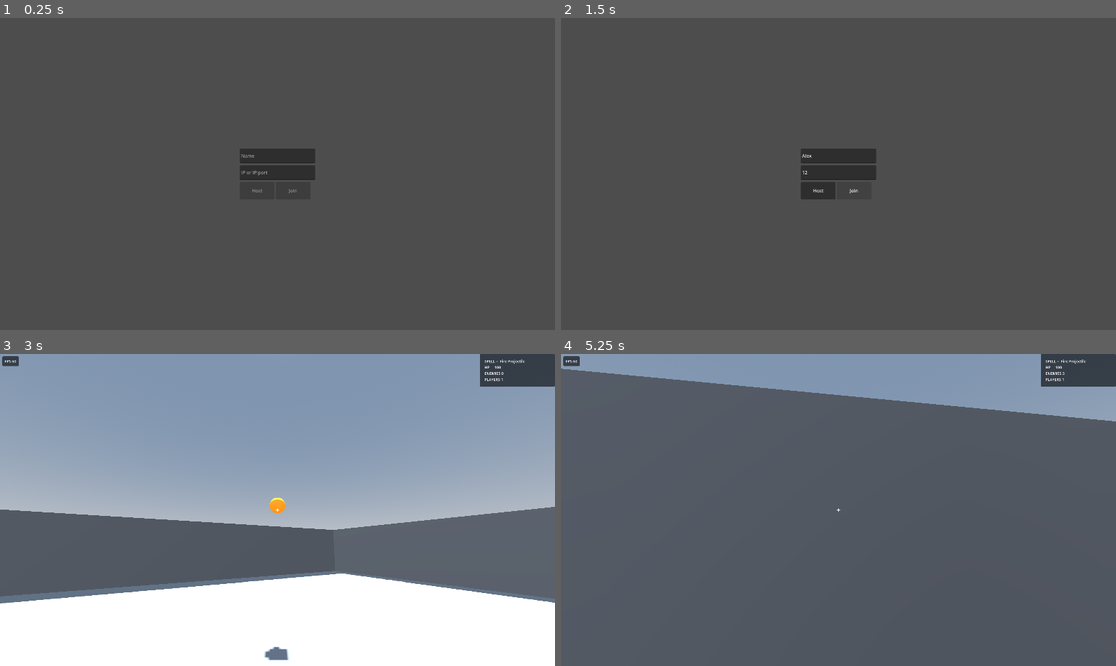
Above: before the commit, frames 1-4 (two rows, left to right).
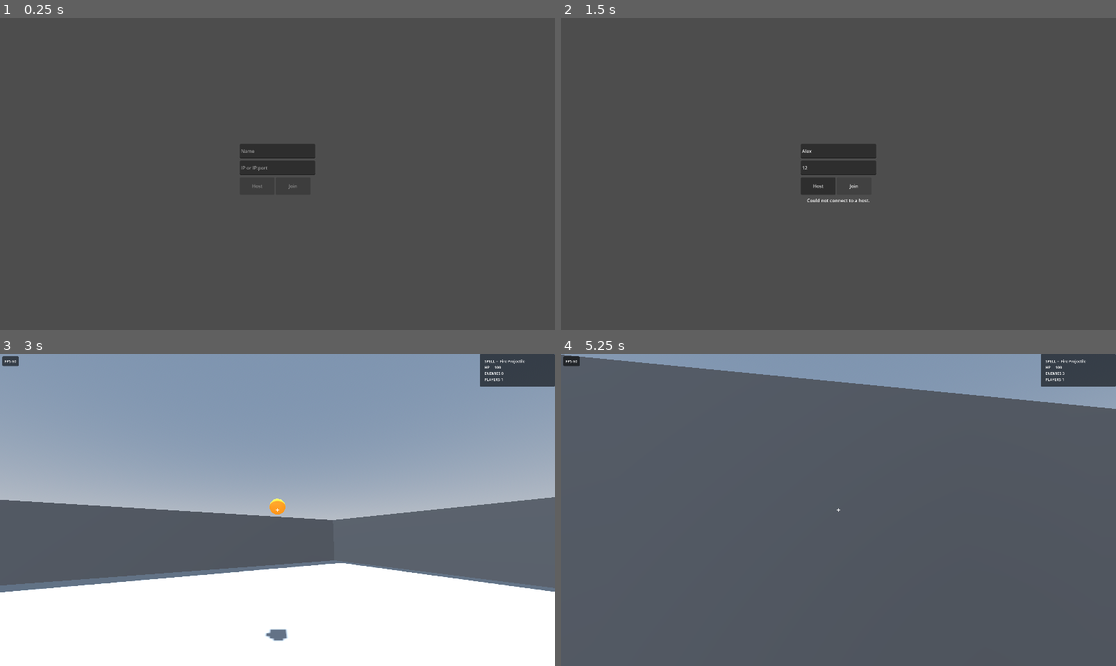
Above: after the commit, the same moments.

Repository: jonathanlake/magick-with-friends
Game: Godot game, scene res://ui/main_menu/main_menu.tscn
The game is run twice, just before and just after one commit, with the same random seed, the same clock (stepped at 60 frames per second) and the same inputs.
Inputs (mouse positions are in pixels of both pictures, inside the frame that each line leads up to):
- Up to frame 1 (0.25 s): no input
- Up to frame 2 (1.5 s): click (838, 155) at 0.52 s; type "Alex" at 0.6 s; click (838, 174) at 0.75 s; type "12" at 0.83 s; click "Join" at 1.25 s
- Up to frame 3 (3 s): click "Host" at 2 s; move the mouse to (305, 510) at 2.77 s; press the mouse at (305, 510) at 2.78 s; hold W (move_up) from 2.78 s (still down)
- Up to frame 4 (5.25 s): keep holding W (move_up); tap Space (jump) at 3.02, 3.77 s; move the mouse to (810, 510) at 3.52 s; release the mouse at (810, 510) at 3.53 s; click (810, 510) at 3.6 s; move the mouse to (849, 503) at 4.27 s; press the mouse at (849, 503) at 4.28 s; tap Enter at 5 s; move the mouse to (832, 516) at 5.02 s; release the mouse at (832, 516) at 5.03 s; click (832, 516) at 5.1 s

The runs differ from the first frame. In frame 1, 0.6% of the frame differs, in the area x 43-57%, y 40-57%; in frame 2, 0.8%; in frame 3, 8.3%, in the area x 0-100%, y 45-99%; in frame 4, 4.2%.

Commit message:
Main menu: feedback + timeout when joining with no host
Clicking Join with no host running gave no feedback — the button silently
disabled, then re-enabled when ENet's connection_failed eventually fired (3-5s).

Add a StatusLabel: show 'Connecting...' on join, 'Could not connect to a host.'
on failure. Add a 5s bounded fallback timer (ENet's connection_failed can be
slow/unreliable for a dead address) that disconnects the half-open peer and
shows the error. A per-attempt token + _connecting guard prevent stale timers
and double-handling. Buttons re-enable on failure (respecting the name rule).

Co-Authored-By: Claude Opus 4.8 <noreply@anthropic.com>

Diff:
--- a/ui/main_menu/main_menu.gd
+++ b/ui/main_menu/main_menu.gd
@@ -6,6 +6,12 @@
 @onready var ip_input: LineEdit = $VBoxContainer/LineEdit
 @onready var host_button: Button = $VBoxContainer/HBoxContainer/HostButton
 @onready var join_button: Button = $VBoxContainer/HBoxContainer/JoinButton
+@onready var status_label: Label = $VBoxContainer/StatusLabel
+
+const JOIN_TIMEOUT_SEC := 5.0
+
+var _connecting: bool = false
+var _attempt_token: int = 0  # invalidates stale timeout timers from earlier attempts
 
 
 func _ready() -> void:
@@ -47,14 +53,39 @@
 		if parts.size() > 1 and parts[1].is_valid_int():
 			port = parts[1].to_int()
 
+	host_button.disabled = true
 	join_button.disabled = true
+	status_label.text = "Connecting…"
+	_connecting = true
+	_attempt_token += 1
+	var token := _attempt_token
 	NetworkManager.join_game(ip, port)
+	# Bounded fallback: ENet's connection_failed can be slow/unreliable for a dead address.
+	get_tree().create_timer(JOIN_TIMEOUT_SEC).timeout.connect(_on_join_timeout.bind(token))
+
+
+func _on_join_timeout(token: int) -> void:
+	# Ignore stale timers (a newer attempt) or an attempt already resolved.
+	if token != _attempt_token or not _connecting:
+		return
+	NetworkManager.disconnect_game()  # cancel the half-open peer
+	_fail_connection("Could not connect to a host.")
 
 
 func _on_connection_succeeded() -> void:
+	_connecting = false
 	get_tree().change_scene_to_packed(main_scene)
 
 
 func _on_connection_failed() -> void:
+	if not _connecting:
+		return  # already handled by the timeout fallback
+	_fail_connection("Could not connect to a host.")
+
+
+func _fail_connection(message: String) -> void:
+	_connecting = false
+	status_label.text = message
 	var has_name := not name_input.text.strip_edges().is_empty()
+	host_button.disabled = not has_name
 	join_button.disabled = not has_name
--- a/ui/main_menu/main_menu.tscn
+++ b/ui/main_menu/main_menu.tscn
@@ -44,3 +44,9 @@
 custom_minimum_size = Vector2(120, 60)
 layout_mode = 2
 text = "Join"
+
+[node name="StatusLabel" type="Label" parent="VBoxContainer"]
+custom_minimum_size = Vector2(260, 24)
+layout_mode = 2
+horizontal_alignment = 1
+vertical_alignment = 1
